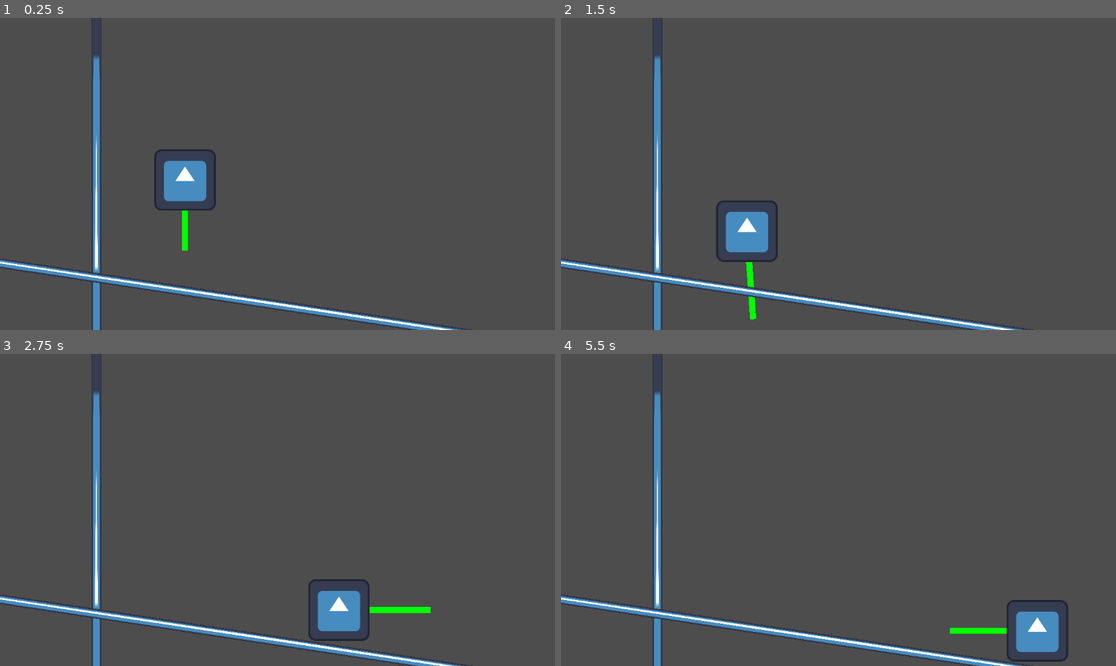
Above: before the commit, frames 1-4 (two rows, left to right).
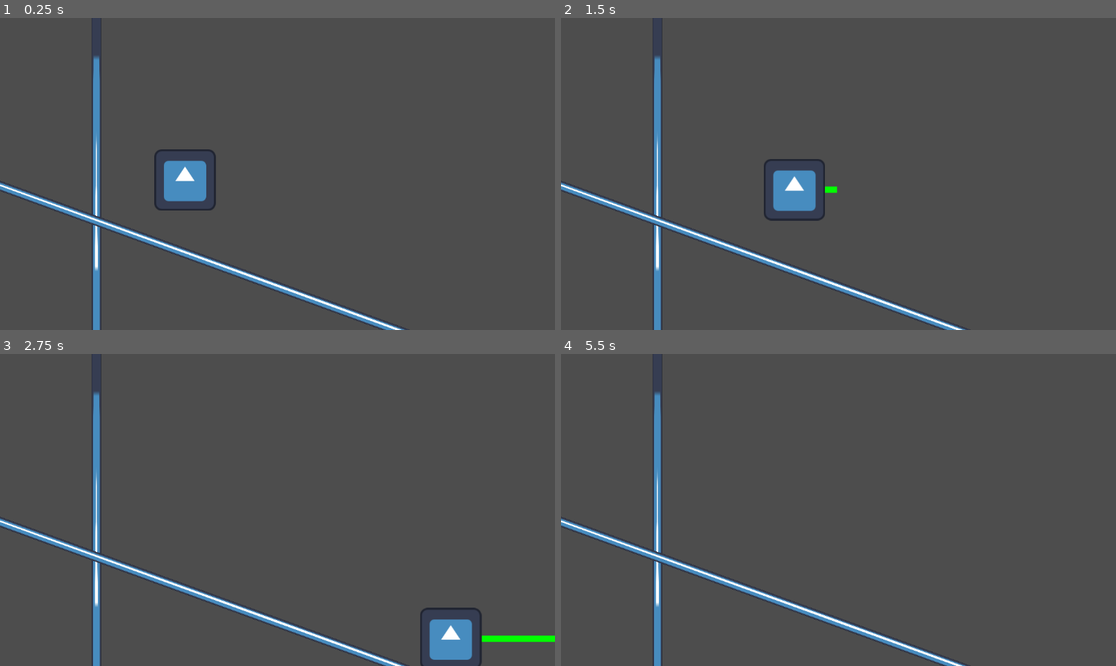
Above: after the commit, the same moments.

Repository: rutra8002/godot-the-jeff
Game: Godot game, scene res://scenes/world.tscn
Two runs of this game, one before a commit and one after it. Both use one fixed random seed, a clock stepped at 60 frames per second and the inputs below. The engine's default icon, where the game draws it, is replaced by a stand-in: a white triangle on a blue panel in a dark square.
Inputs:
- Up to frame 1 (0.25 s): no input
- Up to frame 2 (1.5 s): hold Ctrl (slide) 0.53-1.28 s; hold D (move_right) from 0.53 s (still down); tap Space (jump) at 0.77 s; tap Ctrl (slide) at 1.35 s
- Up to frame 3 (2.75 s): tap Space (jump) at 1.52 s; release D (move_right) at 2.03 s; hold A (move_left) from 2.03 s (still down); hold Ctrl (slide) from 2.03 s (still down)
- Up to frame 4 (5.5 s): release A (move_left) at 2.78 s; release Ctrl (slide) at 2.78 s; hold D (move_right) 2.78-4.28 s; tap Ctrl (slide) at 2.85, 4.35 s; tap Space (jump) at 3.02, 3.77, 4.52 s; hold Ctrl (slide) 3.53-4.28 s; hold A (move_left) 4.28-5.03 s; hold D (move_right) from 5.03 s (still down); hold Ctrl (slide) from 5.03 s (still down)

The runs differ from the first frame. In frame 1, 3.7% of the frame differs, in the area x 0-86%, y 52-100%; in frame 2, 6.2%; in frame 3, 6.5%, in the area x 0-100%, y 52-100%; in frame 4, 5.1%.

Commit message:
made sliding work

Diff:
--- a/gameobjects/player.tscn
+++ b/gameobjects/player.tscn
@@ -7,6 +7,7 @@
 
 [node name="Player" type="CharacterBody2D" unique_id=426722866]
 scale = Vector2(6.4, 6.4)
+floor_snap_length = 10.0
 script = ExtResource("1_4flbx")
 
 [node name="Sprite2D" type="Sprite2D" parent="." unique_id=1077644446]
--- a/scenes/world.tscn
+++ b/scenes/world.tscn
@@ -33,8 +33,8 @@
 texture = ExtResource("2_rwgxs")
 
 [node name="StaticBody2D3" type="StaticBody2D" parent="." unique_id=555016262]
-position = Vector2(600, 600)
-rotation = 0.15009831
+position = Vector2(600, 567)
+rotation = 0.34906584
 scale = Vector2(670, 1)
 
 [node name="CollisionShape2D" type="CollisionShape2D" parent="StaticBody2D3" unique_id=1668108316]
--- a/scripts/player.gd
+++ b/scripts/player.gd
@@ -5,34 +5,34 @@
 const GROUND_FRICTION = 10.0
 const AIR_ACCEL = 0.5
 const AIR_FRICTION = 0.01
-var sliding = false
+const SLIDE_GRAVITY = 500.0
 
 func _physics_process(delta: float) -> void:
 	if not is_on_floor():
 		velocity += get_gravity() * delta
 
-	if Input.is_action_pressed("slide"):
-		sliding = true
-	else:
-		sliding = false
+	var sliding := Input.is_action_pressed("slide")
 
 	if Input.is_action_pressed("jump") and is_on_floor():
 		velocity.y = JUMP_VELOCITY
-
 	if Input.is_action_pressed("jump") and is_on_wall() and not is_on_floor():
 		var wall_normal = get_wall_normal()
 		velocity.x = wall_normal.x * SPEED
 		velocity.y = JUMP_VELOCITY
 
 	var direction := Input.get_axis("move_left", "move_right")
-
 	if sliding:
 		direction = 0
 
 	if is_on_floor():
-		if not sliding:
+		if sliding:
+			var floor_normal = get_floor_normal()
+			var downhill = -Vector2(floor_normal.y, -floor_normal.x)
+
+			velocity += downhill * SLIDE_GRAVITY * delta
+		else:
 			velocity.x -= GROUND_FRICTION * velocity.x * delta
-		velocity.x += GROUND_ACCEL * direction * SPEED * delta
+			velocity.x += GROUND_ACCEL * direction * SPEED * delta
 	else:
 		if not sliding:
 			velocity.x -= AIR_FRICTION * velocity.x * delta
@@ -41,7 +41,7 @@
 	move_and_slide()
 
 func _draw():
-	draw_line(Vector2.ZERO, velocity * 0.1, Color.GREEN, 2.0)
+	draw_line(Vector2.ZERO, Vector2(velocity.x * 0.1, 0), Color.GREEN, 2.0)
 
 func _process(delta: float):
 	queue_redraw()
